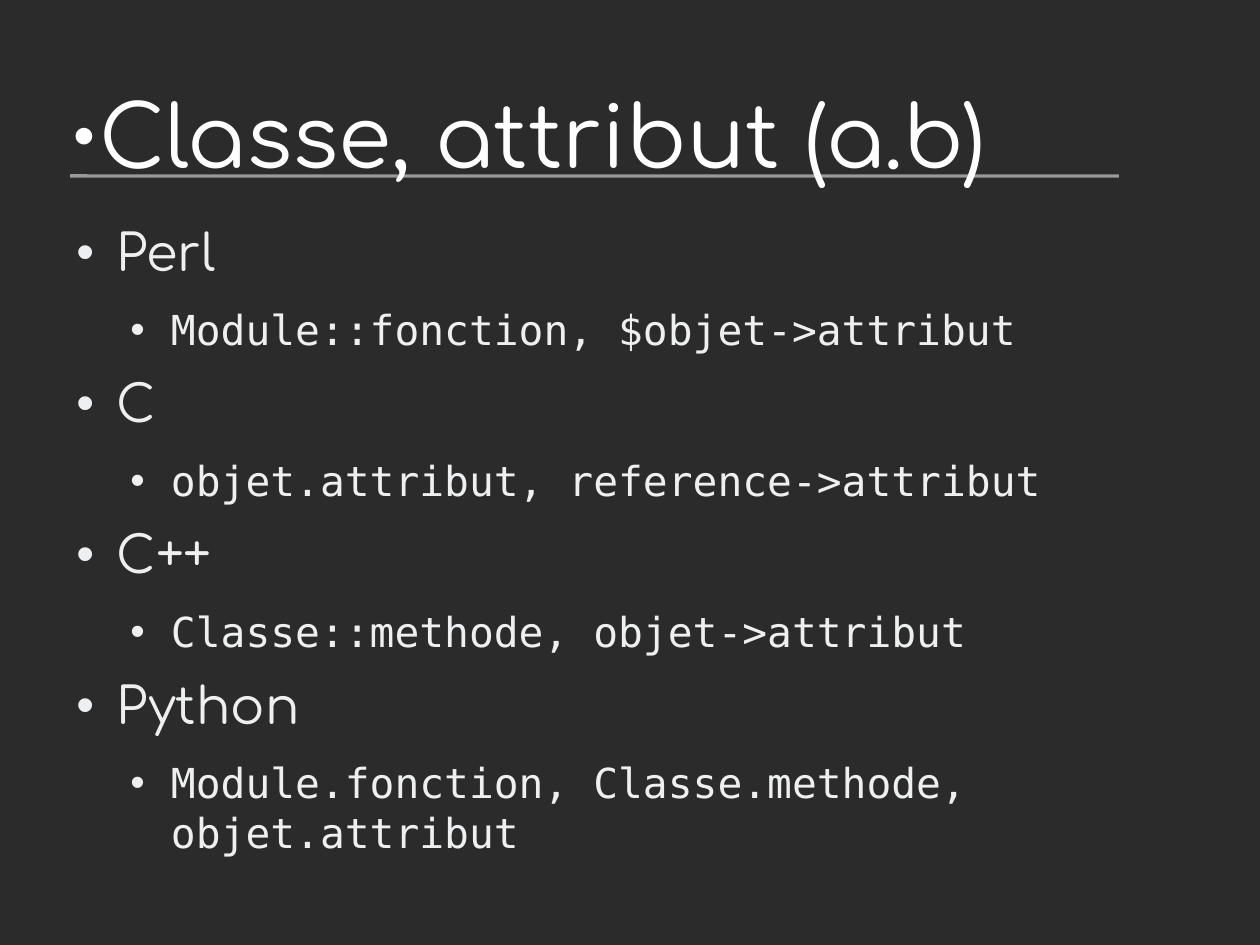
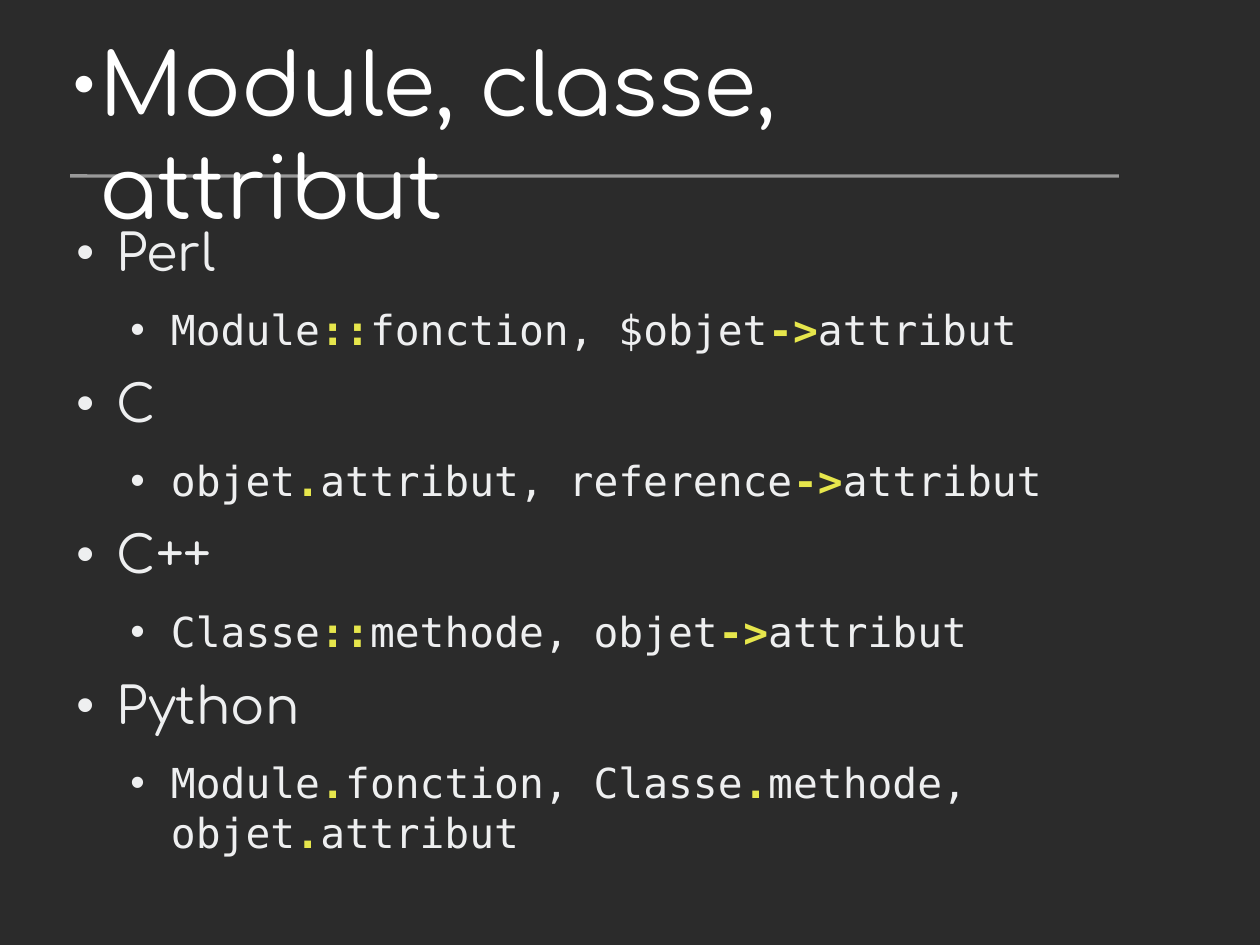
Before and after one commit to vstinner/talks, a slide deck: slide 14 of 2011-PyconFR-Rennes/langage/langage_homogene.odp. Drawn at 1260x945 pixels with LibreOffice and Linux fonts; fonts in the diff are those of the drawing; background and template pictures are left out; a plain dark background stands for a picture behind light text. Boxes give left, top, right and bottom in pixels: in the first picture for what was removed or moved away, otherwise in the second. Text is boxed around its words. In the diff, an @@ line names an element or a change of style, - is before the commit and + after.

```diff
--- a/2011-PyconFR-Rennes/langage/langage_homogene.odp
+++ b/2011-PyconFR-Rennes/langage/langage_homogene.odp
@@ title at (x1=99, y1=49, x2=776, y2=239): text changed @@
-● Classe, attribut (a.b)
+● Module, classe, attribut
@@ text at (x1=171, y1=313, x2=1042, y2=857): text colour #EEEFF0 to #E6E64C, bold on in "Module::fonction, $objet->attribut", "objet.attribut, reference->attribut", "Classe::methode, objet->attribut", "Module.fonction, Classe.methode, objet.attribut" @@
```
Also in this commit, not shown: 17 other slides changed, 11 slides added, 12 slides removed, 3 other files.
